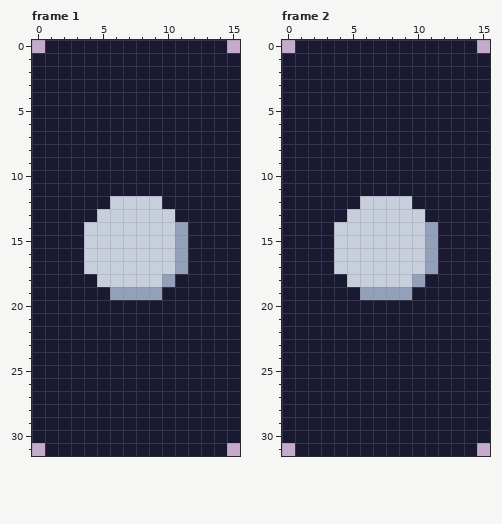
Pixel-art file: assets/Door_Opening.aseprite. The first picture shows the starting point.
16x32 pixels, 2 frames. Shown: frame 1, frame 2. The commit also changed other frames, which this record leaves out.
Now the later version:
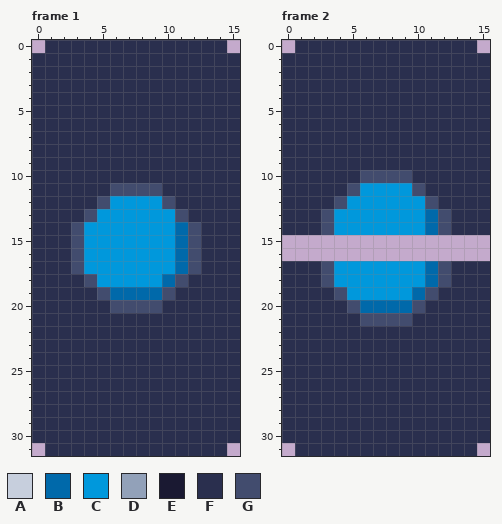
Palette (. is transparent): A #c7cfdd  B #0069aa  C #0098dc  D #92a1b9  E #1a1932  F #2a2f4e  G #424c6e
Change:
Changed rows in their new state; - is an unchanged pixel.
Frame 1:
first column x 0:
 0 -FFFFFFFFFFFFFF-
 1 FFFFFFFFFFFFFFFF
 2 FFFFFFFFFFFFFFFF
 3 FFFFFFFFFFFFFFFF
 4 FFFFFFFFFFFFFFFF
 5 FFFFFFFFFFFFFFFF
 6 FFFFFFFFFFFFFFFF
 7 FFFFFFFFFFFFFFFF
 8 FFFFFFFFFFFFFFFF
 9 FFFFFFFFFFFFFFFF
10 FFFFFFFFFFFFFFFF
11 FFFFFFGGGGFFFFFF
12 FFFFFGCCCCGFFFFF
13 FFFFGCCCCCCGFFFF
14 FFFGCCCCCCCBGFFF
15 FFFGCCCCCCCBGFFF
16 FFFGCCCCCCCBGFFF
17 FFFGCCCCCCCBGFFF
18 FFFFGCCCCCBGFFFF
19 FFFFFGBBBBGFFFFF
20 FFFFFFGGGGFFFFFF
21 FFFFFFFFFFFFFFFF
22 FFFFFFFFFFFFFFFF
23 FFFFFFFFFFFFFFFF
24 FFFFFFFFFFFFFFFF
25 FFFFFFFFFFFFFFFF
26 FFFFFFFFFFFFFFFF
27 FFFFFFFFFFFFFFFF
28 FFFFFFFFFFFFFFFF
29 FFFFFFFFFFFFFFFF
30 FFFFFFFFFFFFFFFF
31 -FFFFFFFFFFFFFF-
Frame 2:
first column x 0:
 0 -FFFFFFFFFFFFFF-
 1 FFFFFFFFFFFFFFFF
 2 FFFFFFFFFFFFFFFF
 3 FFFFFFFFFFFFFFFF
 4 FFFFFFFFFFFFFFFF
 5 FFFFFFFFFFFFFFFF
 6 FFFFFFFFFFFFFFFF
 7 FFFFFFFFFFFFFFFF
 8 FFFFFFFFFFFFFFFF
 9 FFFFFFFFFFFFFFFF
10 FFFFFFGGGGFFFFFF
11 FFFFFGCCCCGFFFFF
12 FFFFGCCCCCCGFFFF
13 FFFGCCCCCCCBGFFF
14 FFFGCCCCCCCBGFFF
15 ................
16 ................
17 FFFGCCCCCCCBGFFF
18 FFFGCCCCCCCBGFFF
19 FFFFGCCCCCBGFFFF
20 FFFFFGBBBBGFFFFF
21 FFFFFFGGGGFFFFFF
22 FFFFFFFFFFFFFFFF
23 FFFFFFFFFFFFFFFF
24 FFFFFFFFFFFFFFFF
25 FFFFFFFFFFFFFFFF
26 FFFFFFFFFFFFFFFF
27 FFFFFFFFFFFFFFFF
28 FFFFFFFFFFFFFFFF
29 FFFFFFFFFFFFFFFF
30 FFFFFFFFFFFFFFFF
31 -FFFFFFFFFFFFFF-
Pixel boxes of the changes (left, top, right, bottom) in both pictures:
changed: (32, 40, 240, 456)
changed: (282, 40, 490, 456)
